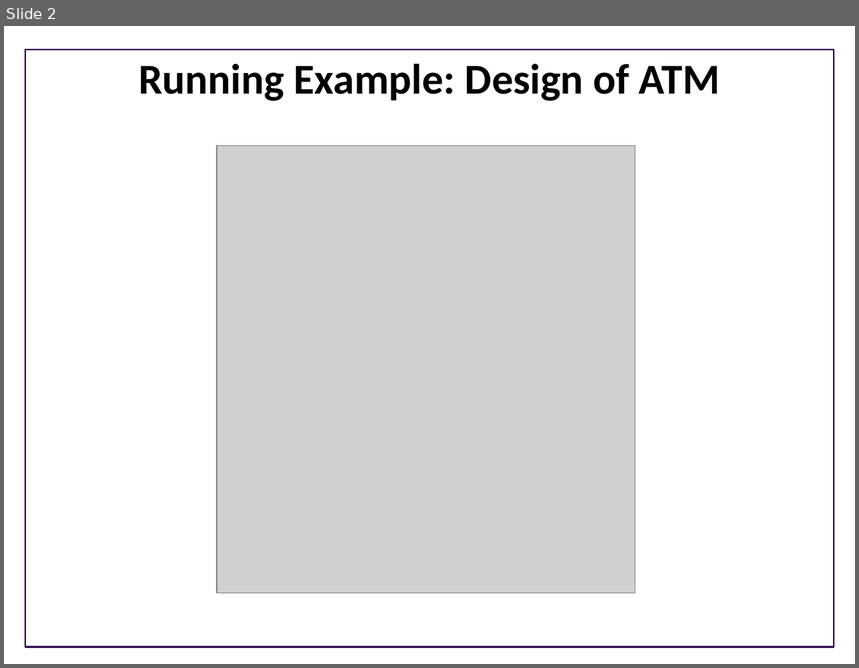
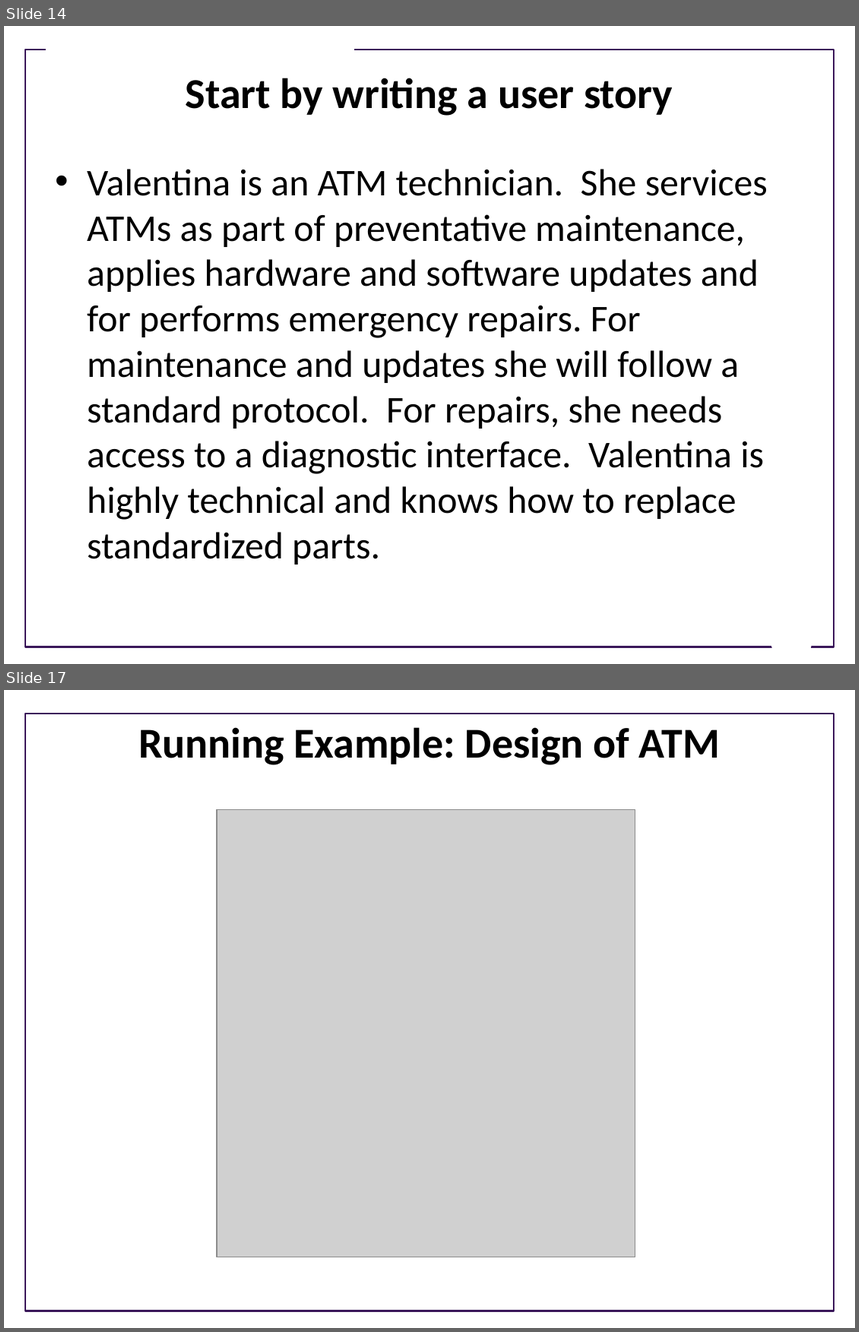
Before and after one commit to UWDIRECT/UWDIRECT.github.io, a slide deck: Wi22_content/SEDS/Use_cases.pptx. Shown one above the other, each under a label of ours: slide 2 before the commit, slides 14 and 17 after it; the slides between them are not shown. The pictures are 859x668 and 859x1332 pixels, drawn with LibreOffice and Linux fonts; fonts in the diff are those of the drawing; grey boxes stand for pictures; background and template pictures are left out. Boxes give left, top, right and bottom in pixels: in the first picture for what was removed or moved away, otherwise in the second. Text is boxed around its words. In the diff, an @@ line names an element or a change of style, - is before the commit and + after.

```diff
--- a/Wi22_content/SEDS/Use_cases.pptx
+++ b/Wi22_content/SEDS/Use_cases.pptx
@@ slide 14 added at box(4, 26, 855, 664), background #FFFFFF; not listed: 1 template element that a slide beside it also shows @@
@@ rectangle added at box(46, 40, 354, 61), fill #FFFFFF @@
@@ title added at box(186, 78, 673, 116), 36 pt, text #000000, bold @@
+Start by writing a user story
@@ text added at box(87, 169, 768, 565), 32 pt, text #000000 @@
+• Valentina is an ATM technician. She services ATMs as part of preventative maintenance, applies hardware and software updates and for performs emergency repairs. For maintenance and updates she will follow a standard protocol. For repairs, she needs access to a diagnostic interface. Valentina is highly technical and knows how to replace standardized parts.
@@ trapezoid added at box(764, 617, 819, 653), fill #FFFFFF @@
@@ what was slide 2 is now slide 17 @@
```
Also in this commit, not shown: 2 slides changed, 28 other slides added, 2 slides removed.
